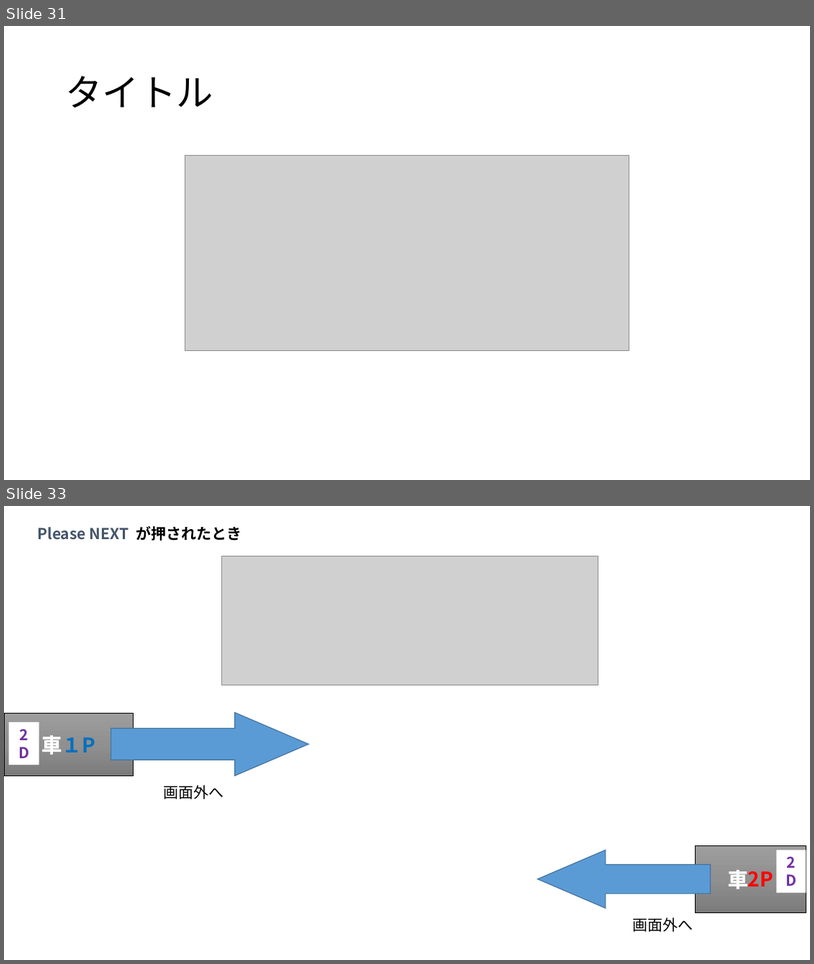
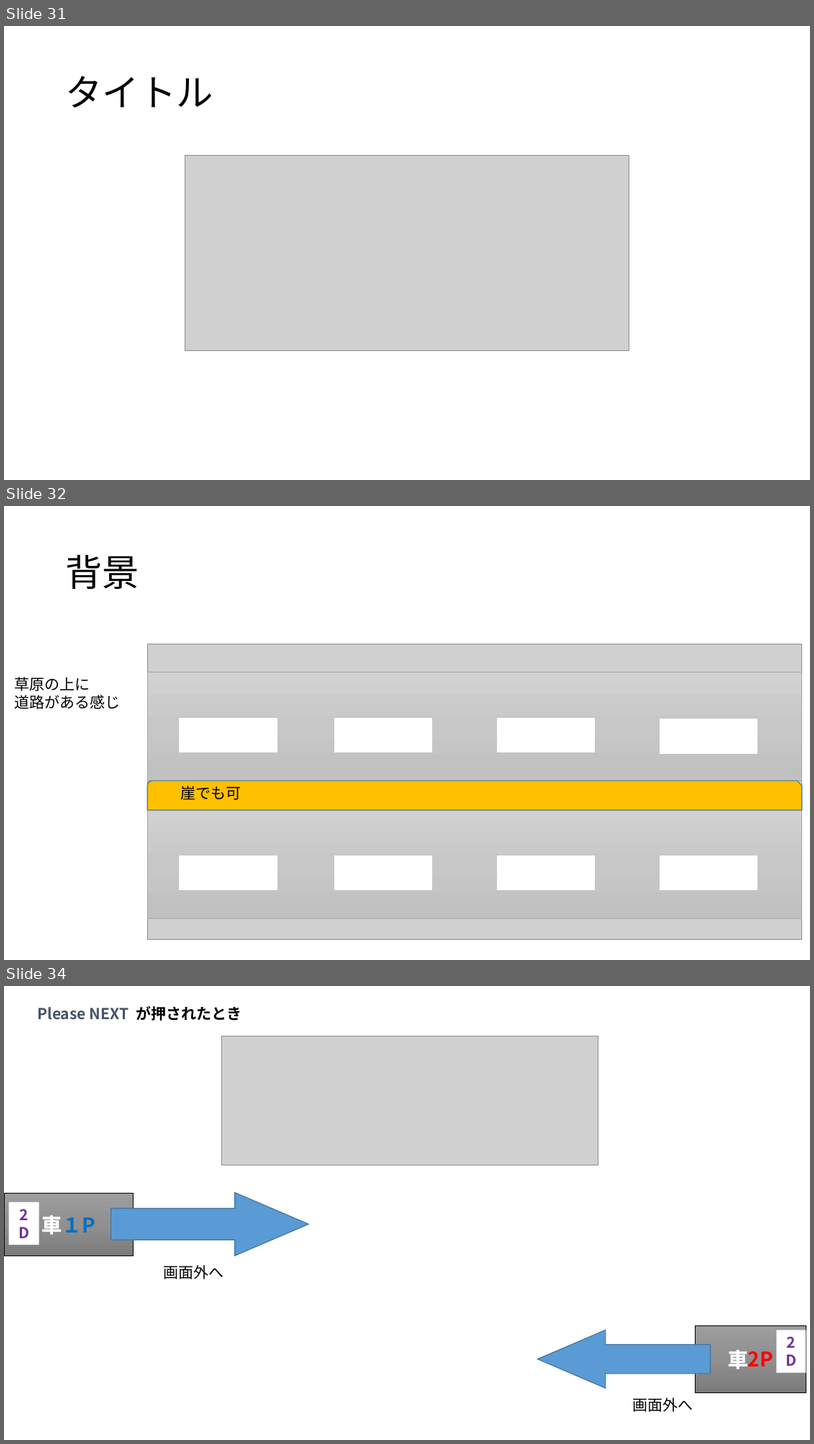
Before and after one commit to MizukiKato0416/sotsugyou_time_kato, a slide deck: 卒業制作_大元タイトル構成.pptx. Shown one above the other, each under a label of ours: slides 31 and 33 before the commit, slides 31, 32 and 34 after it; the slides between them are not shown. The pictures are 814x964 and 814x1444 pixels, drawn with LibreOffice and Linux fonts; fonts in the diff are those of the drawing; grey boxes stand for pictures. Boxes give left, top, right and bottom in pixels: in the first picture for what was removed or moved away, otherwise in the second. Text is boxed around its words. In the diff, an @@ line names an element or a change of style, - is before the commit and + after.

```diff
--- a/卒業制作_大元タイトル構成.pptx
+++ b/卒業制作_大元タイトル構成.pptx
@@ slide 32 added at bbox=[4, 506, 810, 960], background #FFFFFF @@
@@ title added at bbox=[65, 554, 139, 589], 44 pt, text #000000 @@
+背景
@@ picture added at bbox=[147, 644, 802, 939] @@
@@ text added at bbox=[15, 677, 121, 709], 18 pt, text #000000 @@
+草原の上に
+道路がある感じ
@@ rectangle added at bbox=[147, 672, 802, 780], fill gradient #D2D2D2 to #C8C8C8 to #C0C0C0, outline #A5A5A5 0.5 pt @@
@@ rectangle added at bbox=[180, 718, 278, 752], fill #FFFFFF, outline #FFFFFF 1 pt @@
@@ rectangle added at bbox=[335, 718, 433, 752], fill #FFFFFF, outline #FFFFFF 1 pt @@
@@ rectangle added at bbox=[498, 718, 596, 752], fill #FFFFFF, outline #FFFFFF 1 pt @@
@@ rectangle added at bbox=[661, 719, 759, 753], fill #FFFFFF, outline #FFFFFF 1 pt @@
@@ snip round rect added at bbox=[147, 780, 802, 811], fill #FFC000, outline #43739E 1 pt @@
@@ text added at bbox=[181, 785, 242, 800], 18 pt, text #000000 @@
+崖でも可
@@ rectangle added at bbox=[147, 810, 802, 918], fill gradient #D2D2D2 to #C8C8C8 to #C0C0C0, outline #A5A5A5 0.5 pt @@
@@ rectangle added at bbox=[180, 856, 278, 890], fill #FFFFFF, outline #FFFFFF 1 pt @@
@@ rectangle added at bbox=[335, 856, 433, 890], fill #FFFFFF, outline #FFFFFF 1 pt @@
@@ rectangle added at bbox=[498, 856, 596, 890], fill #FFFFFF, outline #FFFFFF 1 pt @@
@@ rectangle added at bbox=[661, 856, 759, 890], fill #FFFFFF, outline #FFFFFF 1 pt @@
@@ what was slide 33 is now slide 34 @@
```
Also in this commit, not shown: 1 slide changed.
